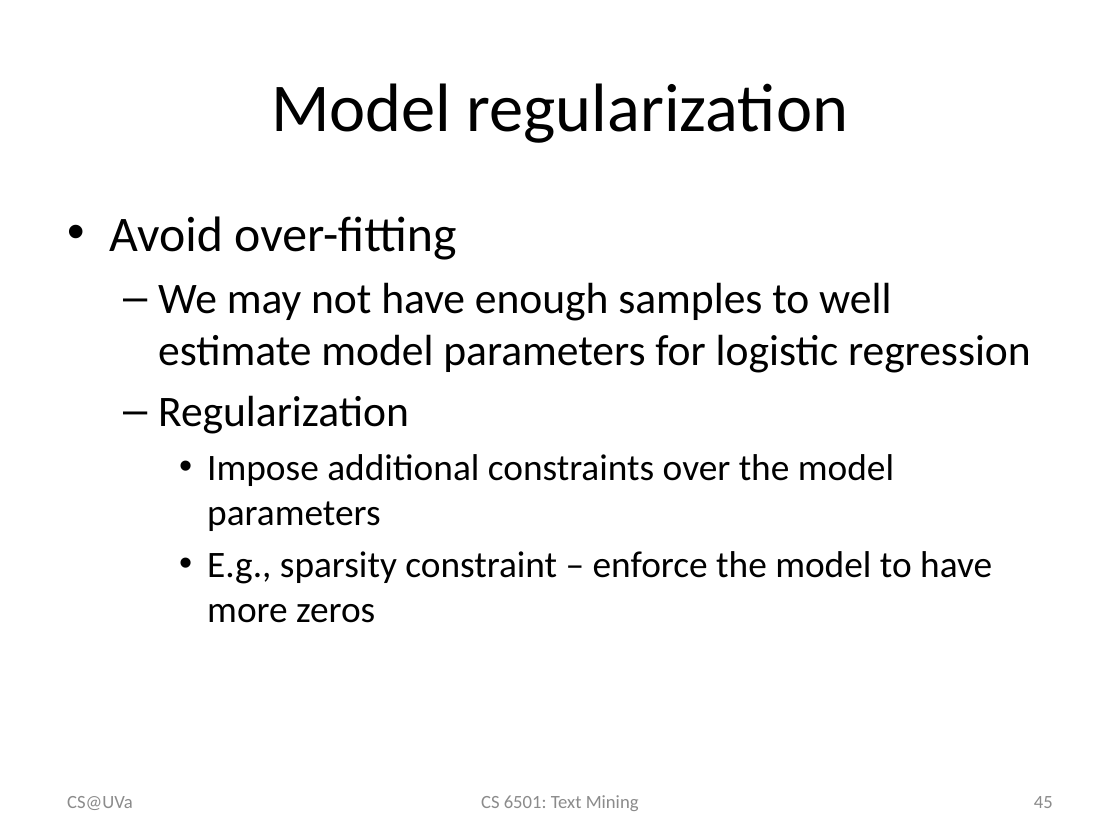
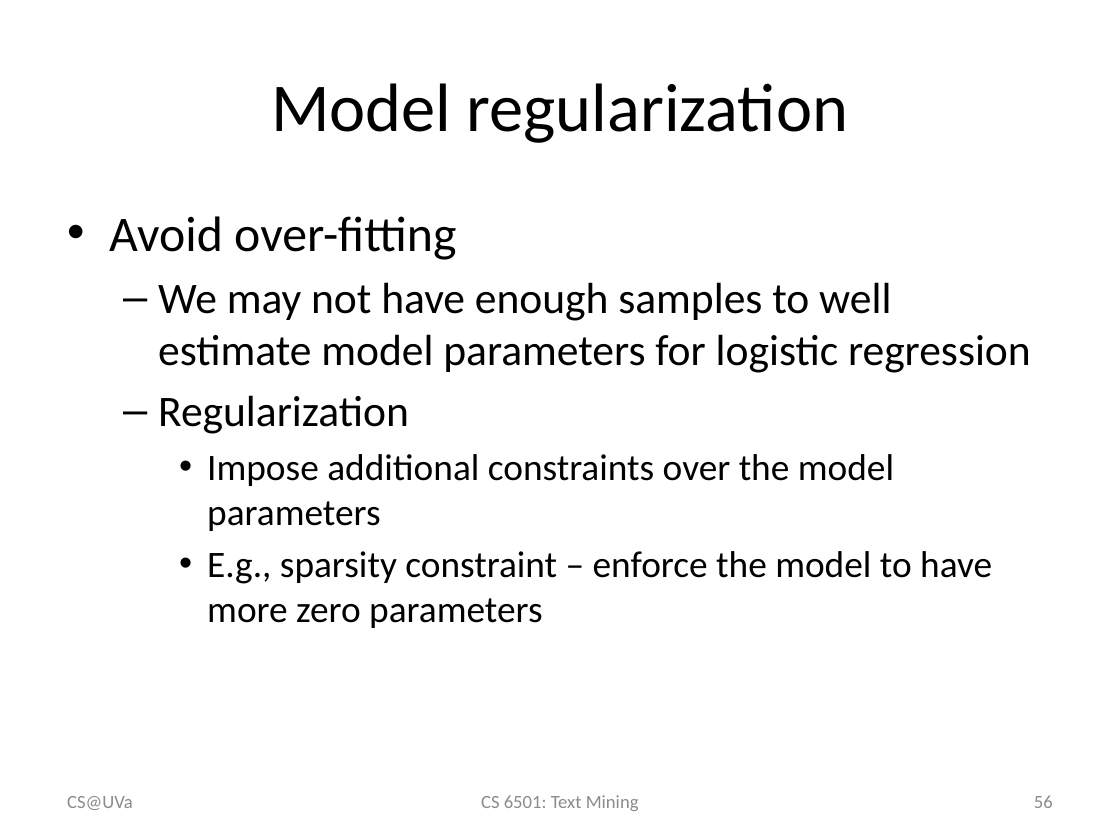
Before and after one commit to wang296/CS6501-Text-Mining, a slide deck: slide 56 of docs/Logistic Regression.pptx (slide 45 before the commit). Drawn at 1120x840 pixels with LibreOffice and Linux fonts; fonts in the diff are those of the drawing. Boxes give left, top, right and bottom in pixels: in the first picture for what was removed or moved away, otherwise in the second. Text is boxed around its words. In the diff, an @@ line names an element or a change of style, - is before the commit and + after.

```diff
--- a/docs/Logistic Regression.pptx
+++ b/docs/Logistic Regression.pptx
@@ text at [207, 551, 992, 628]: text changed @@
-    • E.g., sparsity constraint – enforce the model to have more zeros
+    • E.g., sparsity constraint – enforce the model to have more zero parameters
@@ page number at [1034, 795, 1053, 808]: text changed @@
-45
+56
```
Also in this commit, not shown: 2 other slides changed, 11 slides added, 2 other files.
